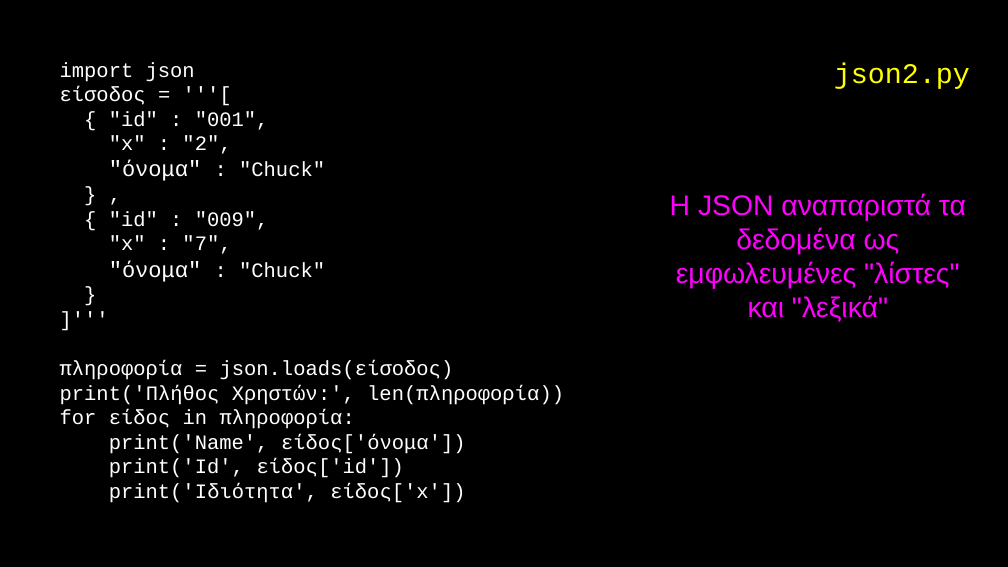
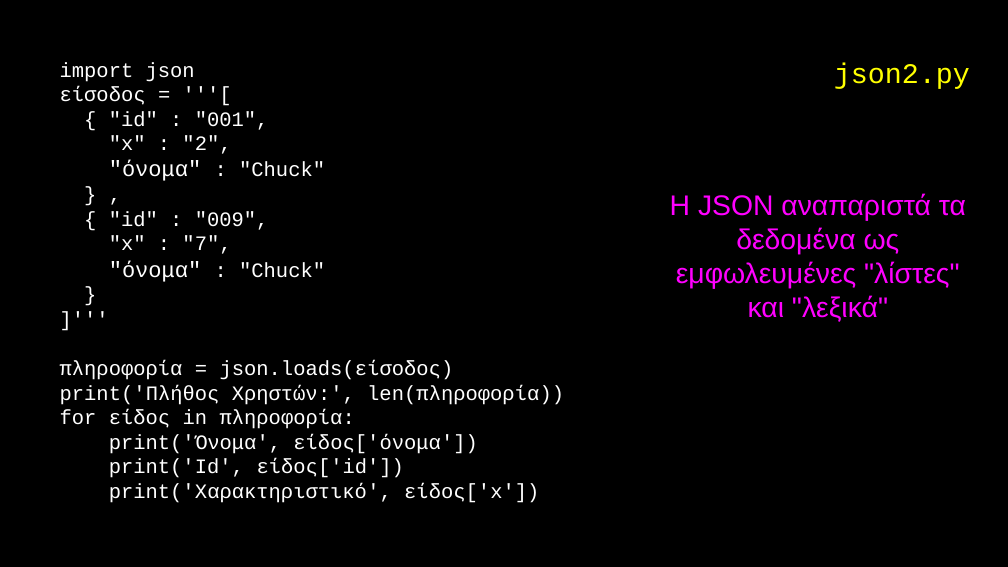
Before and after one commit to csev/py4e, a slide deck: slide 34 of lectures3/gr/Pythonlearn-13-WebServices.pptx. Drawn at 1008x567 pixels with LibreOffice and Linux fonts; fonts in the diff are those of the drawing. Boxes give left, top, right and bottom in pixels: in the first picture for what was removed or moved away, otherwise in the second. Text is boxed around its words. In the diff, an @@ line names an element or a change of style, - is before the commit and + after.

```diff
--- a/lectures3/gr/Pythonlearn-13-WebServices.pptx
+++ b/lectures3/gr/Pythonlearn-13-WebServices.pptx
@@ text at <box>109,434,478,454</box>: text changed @@
-print('Name', είδος['όνομα'])
+print('Όνομα', είδος['όνομα'])
@@ text at <box>109,483,539,503</box>: text changed @@
-print('Ιδιότητα', είδος['x'])
+print('Χαρακτηριστικό', είδος['x'])
```
Also in this commit, not shown: 4 other slides changed.
